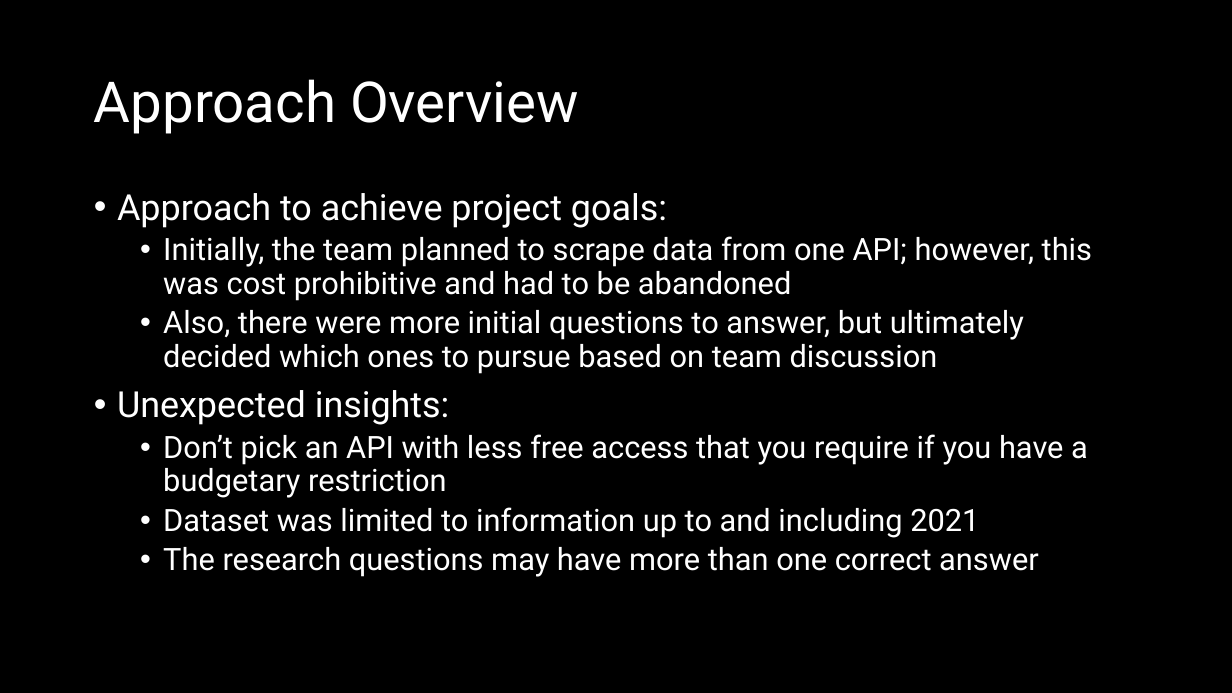
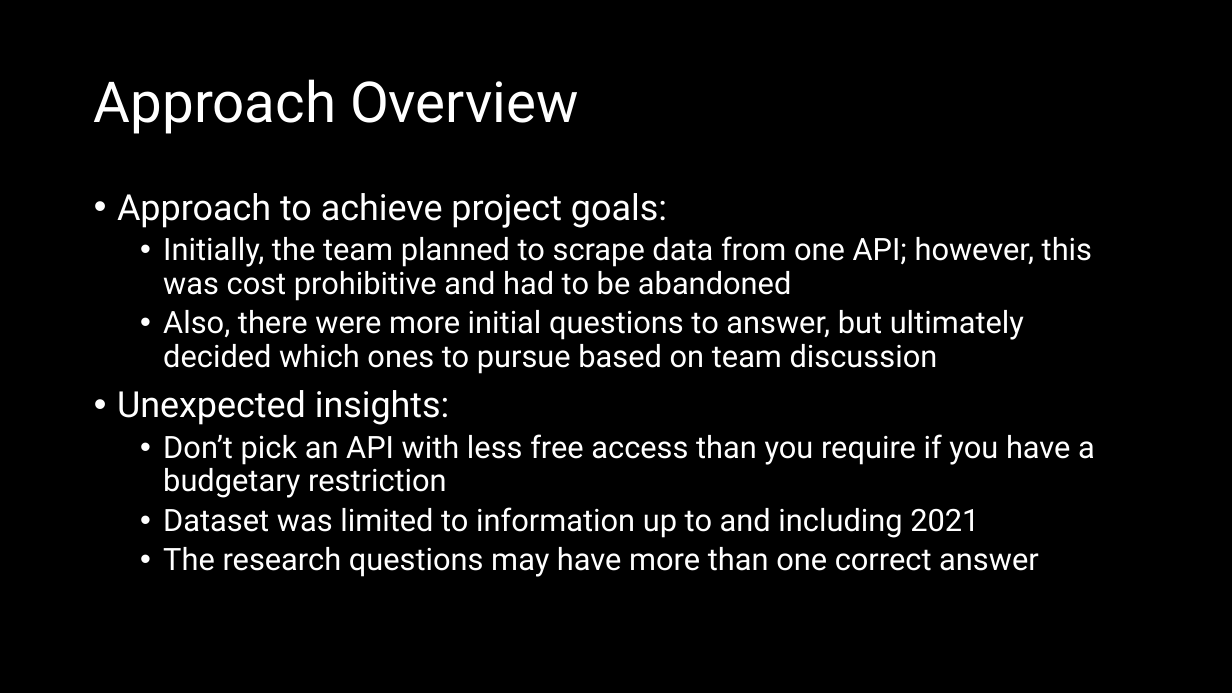
Before and after one commit to Christian-Albertini/UNC-Project-1, a slide deck: slide 7 of what_are_we_watching_tonight final.pptx. Drawn at 1232x693 pixels with LibreOffice and Linux fonts; fonts in the diff are those of the drawing. Boxes give left, top, right and bottom in pixels: in the first picture for what was removed or moved away, otherwise in the second. Text is boxed around its words. In the diff, an @@ line names an element or a change of style, - is before the commit and + after.

```diff
--- a/what_are_we_watching_tonight final.pptx
+++ b/what_are_we_watching_tonight final.pptx
@@ text at box(163, 434, 1095, 498): text changed @@
-  • Don’t pick an API with less free access that you require if you have a budgetary restriction
+  • Don’t pick an API with less free access than you require if you have a budgetary restriction
```
Also in this commit, not shown: 2 other slides changed, 1 other file.
